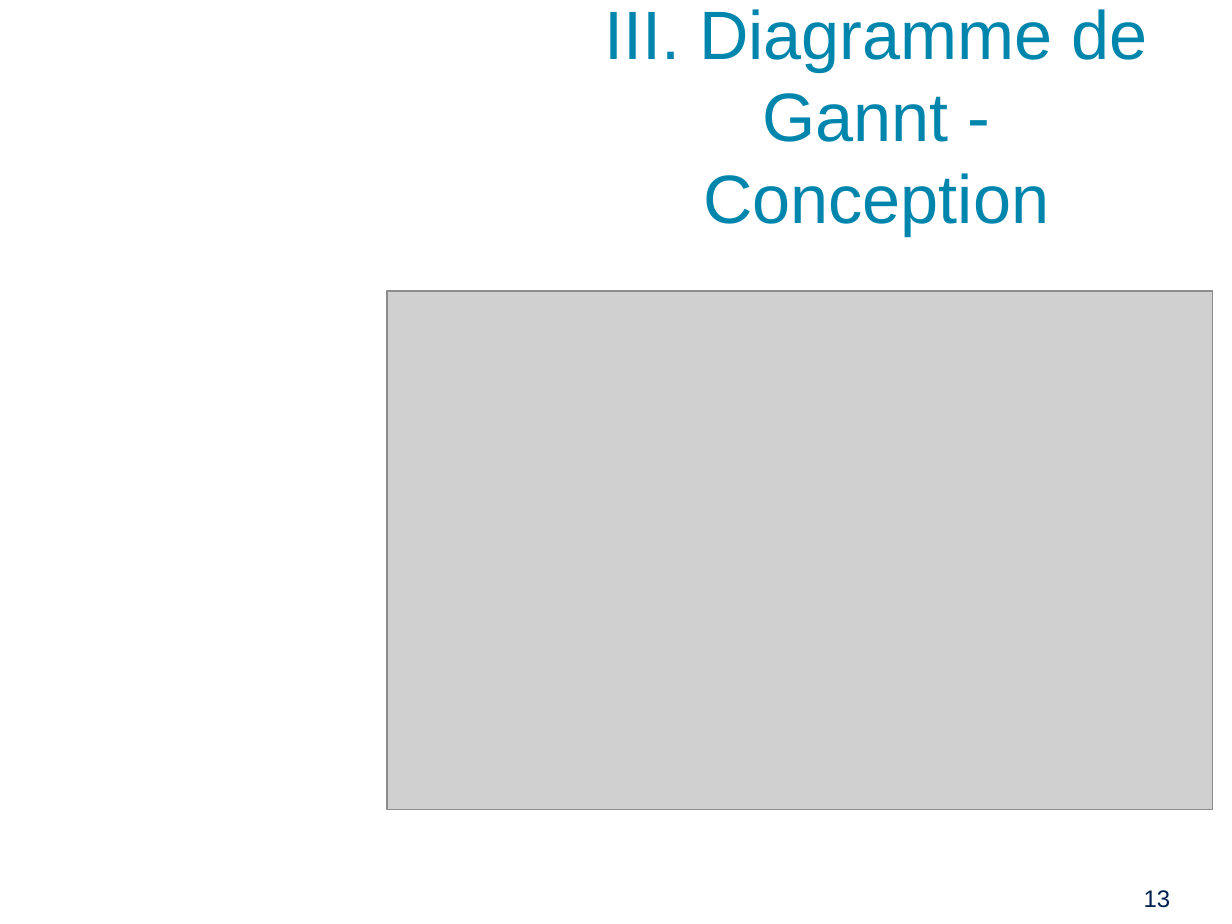
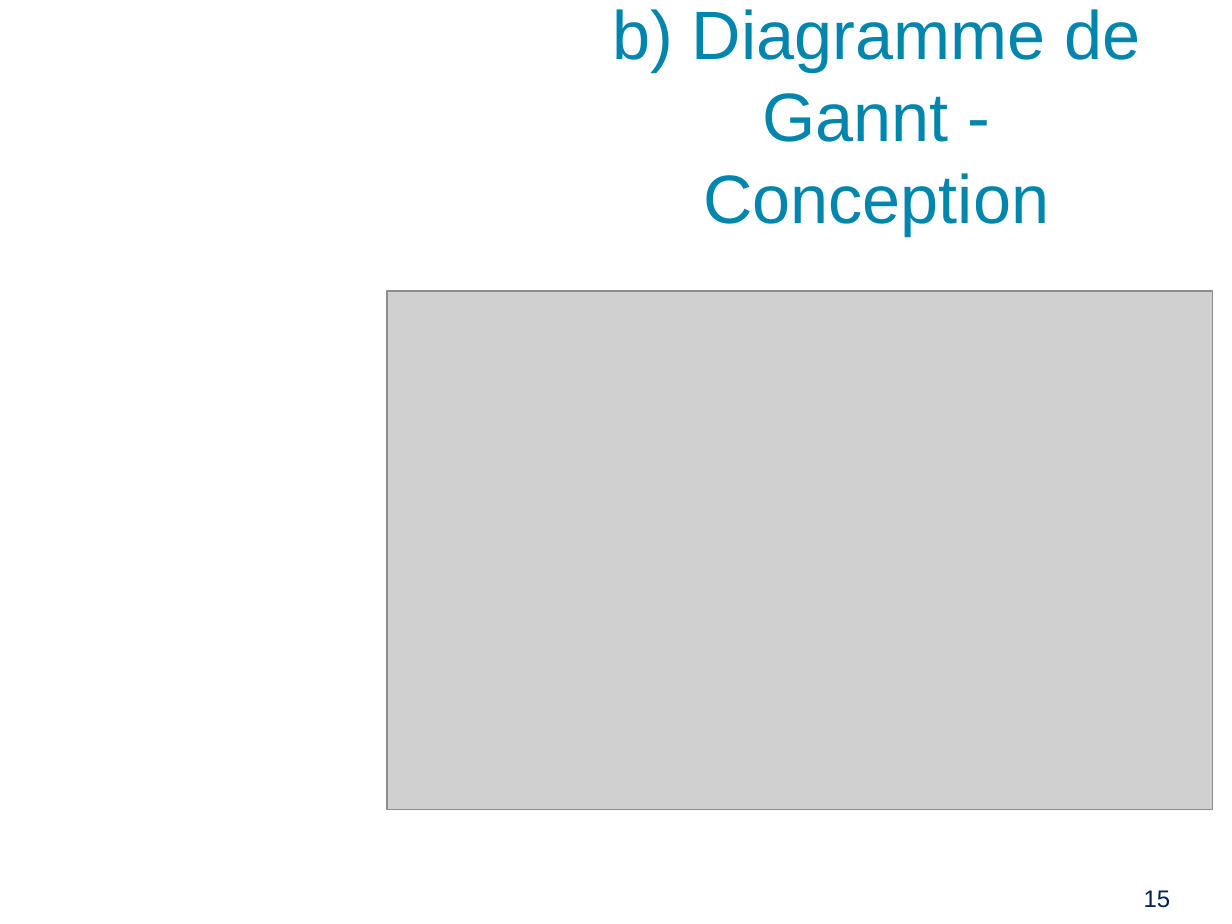
Before and after one commit to PinaudLucas/Projet, a slide deck: slide 15 of Lucas/Revue_1.odp (slide 13 before the commit). Drawn at 1232x924 pixels with LibreOffice and Linux fonts; fonts in the diff are those of the drawing; grey boxes stand for pictures; background and template pictures are left out. Boxes give left, top, right and bottom in pixels: in the first picture for what was removed or moved away, otherwise in the second. Text is boxed around its words. In the diff, an @@ line names an element or a change of style, - is before the commit and + after.

```diff
--- a/Lucas/Revue_1.odp
+++ b/Lucas/Revue_1.odp
@@ title at [612,9,1140,236]: text changed @@
-III. Diagramme de Gannt - Conception
+b) Diagramme de Gannt - Conception
@@ page number at [1144,890,1171,908]: text changed @@
-13
+15
```
Also in this commit, not shown: 8 other slides changed, 2 slides added, 1 other file.
